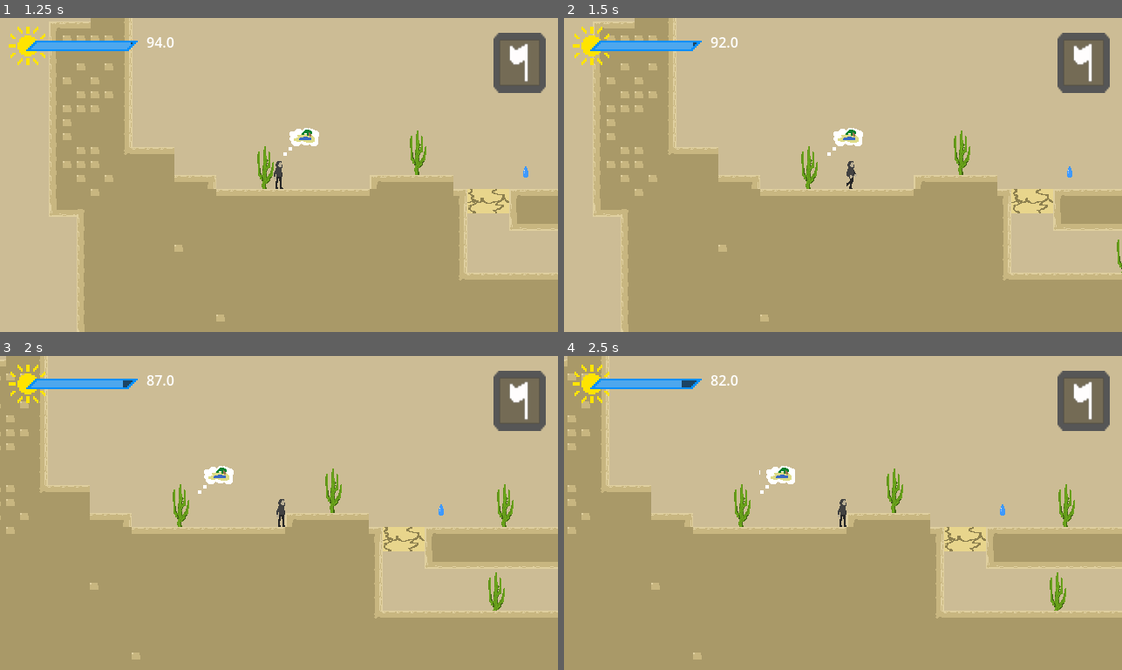
Above: before the commit, frames 1-4 (two rows, left to right).
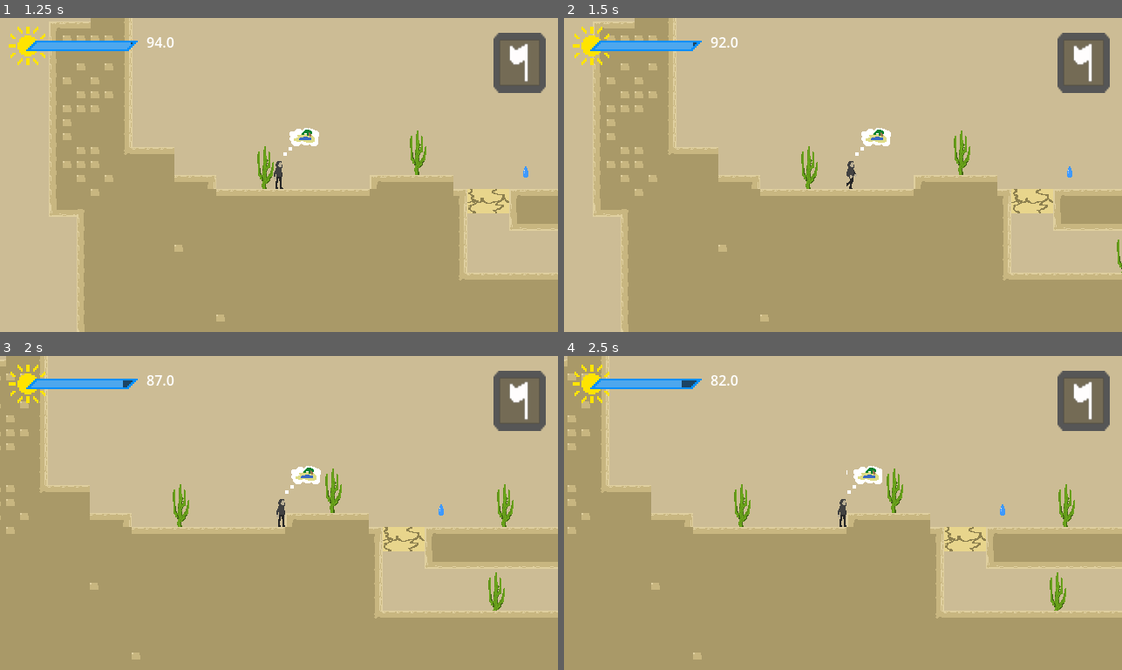
Above: after the commit, the same moments.

Repository: Aterlone/MasseyGameJam
Game: Godot game, scene res://main.tscn
Same seed, same stepped clock (60 frames per second), same inputs: the game is played once before the commit and once after it.
Inputs (mouse positions are in pixels of both pictures, inside the frame that each line leads up to):
- Up to frame 1 (1.25 s): click (518, 61) at 0.5 s
- Up to frame 2 (1.5 s): tap Enter (ui_accept) at 1.25 s; hold Right (ui_right) from 1.28 s (still down)
- Up to frame 3 (2 s): keep holding Right (ui_right); tap Enter (ui_accept) at 1.52 s
- Up to frame 4 (2.5 s): keep holding Right (ui_right); tap Enter (ui_accept) at 2.27 s

Frame 1 is identical in both runs. In frame 2, 0.5% of the frame differs, in the area x 47-59%, y 35-44%; in frame 3, 0.5%, in the area x 35-58%, y 35-44%; in frame 4, 0.5%.

Commit message:
added space on door and fixed bubble

Diff:
--- a/Misc/Door.gd
+++ b/Misc/Door.gd
@@ -41,6 +41,7 @@
 	self.name = "Door" + str(door_char)
 
 func _physics_process(delta: float) -> void:
+	$Space.visible = player_on_door
 	if player_on_door:
 		if Input.is_action_just_pressed("ui_accept"):
 
--- a/Misc/door.tscn
+++ b/Misc/door.tscn
@@ -1,7 +1,8 @@
-[gd_scene load_steps=4 format=3 uid="uid://d3njlxh4o5xxr"]
+[gd_scene load_steps=5 format=3 uid="uid://d3njlxh4o5xxr"]
 
 [ext_resource type="Script" uid="uid://bk1bf37xv1x5a" path="res://Misc/Door.gd" id="1_v4c61"]
 [ext_resource type="Texture2D" uid="uid://cq4q10u1w82xu" path="res://objects/door.png" id="2_s7rjb"]
+[ext_resource type="Texture2D" uid="uid://b2ph1n2ghba51" path="res://UI/space.png" id="3_s7rjb"]
 
 [sub_resource type="RectangleShape2D" id="RectangleShape2D_hn12h"]
 size = Vector2(30, 41.5)
@@ -9,7 +10,6 @@
 [node name="Door" type="Area2D"]
 collision_mask = 3
 script = ExtResource("1_v4c61")
-door_char = 1
 
 [node name="CollisionShape2D" type="CollisionShape2D" parent="."]
 position = Vector2(0, -7.25)
@@ -19,5 +19,11 @@
 position = Vector2(0, -7)
 texture = ExtResource("2_s7rjb")
 
+[node name="AnimationTree" type="AnimationTree" parent="."]
+
+[node name="Space" type="Sprite2D" parent="."]
+position = Vector2(0, -44)
+texture = ExtResource("3_s7rjb")
+
 [connection signal="body_entered" from="." to="." method="_on_body_entered"]
 [connection signal="body_exited" from="." to="." method="_on_body_exited"]
--- a/main.tscn
+++ b/main.tscn
@@ -19,10 +19,10 @@
 [node name="Player" parent="." instance=ExtResource("1_ig7tw")]
 position = Vector2(202, 265)
 
+[node name="ThoughtBubble" parent="Player" instance=ExtResource("6_7mycd")]
+position = Vector2(25, -38)
+
 [node name="MainCamera" parent="." instance=ExtResource("3_h2yge")]
 position = Vector2(-1, 174)
 
 [node name="HUD" parent="." instance=ExtResource("4_1bvp3")]
-
-[node name="ThoughtBubble" parent="." instance=ExtResource("6_7mycd")]
-position = Vector2(227, 227)
